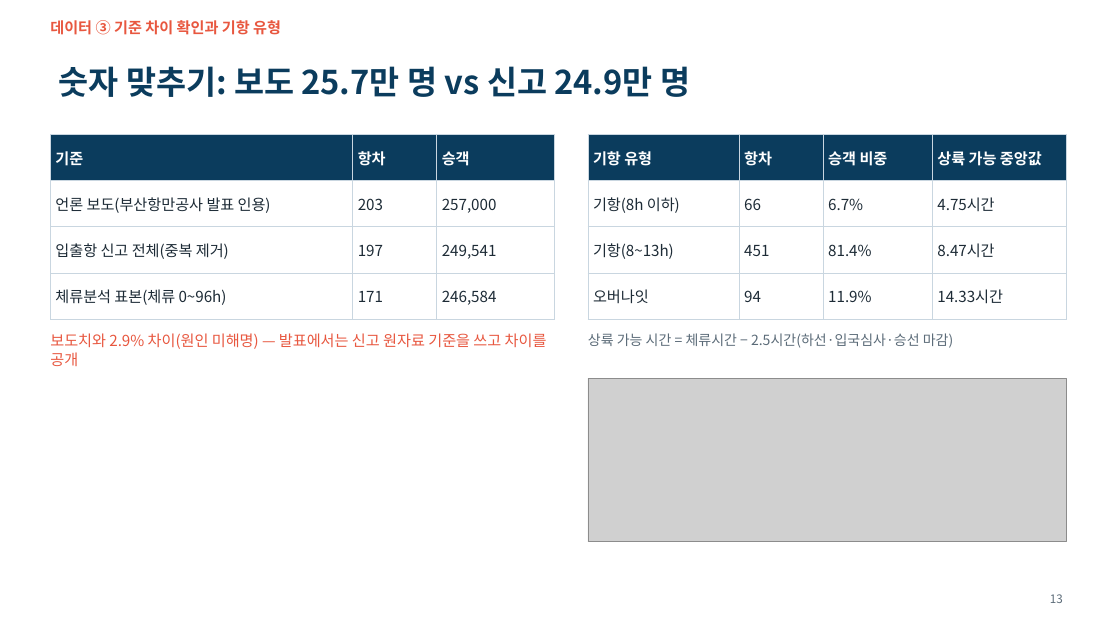
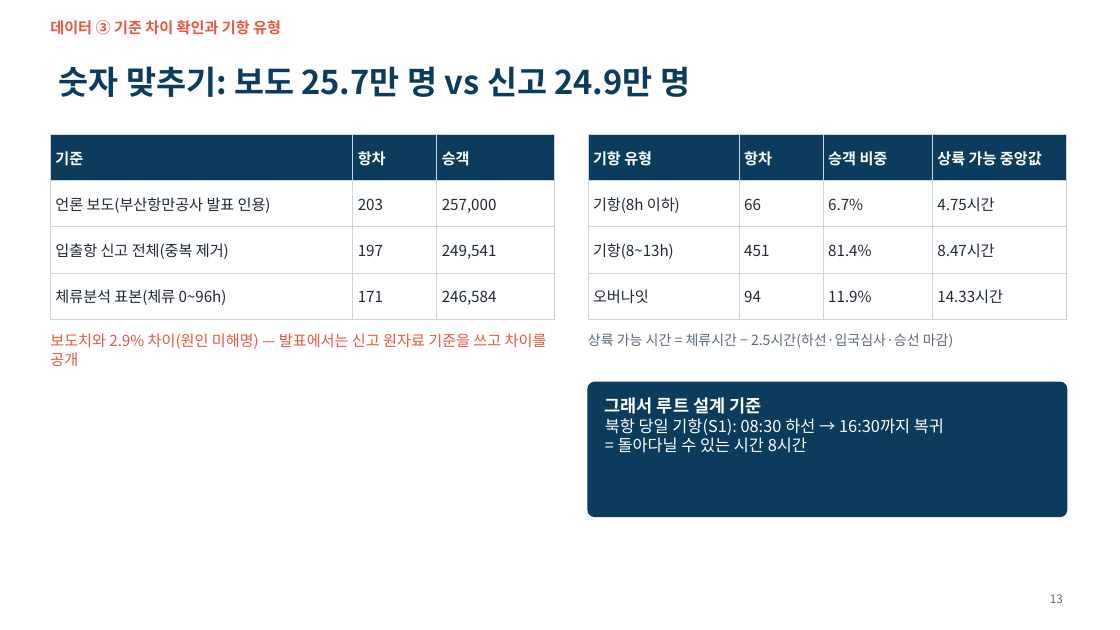
Before and after one commit to ddayoung03/busan-cruise-unpassing, a slide deck: slide 13 of 05_문서/3주차_발표자료.pptx. Drawn at 1120x630 pixels with LibreOffice and Linux fonts; fonts in the diff are those of the drawing; grey boxes stand for pictures. Boxes give left, top, right and bottom in pixels: in the first picture for what was removed or moved away, otherwise in the second. Text is boxed around its words. In the diff, an @@ line names an element or a change of style, - is before the commit and + after.

```diff
--- a/05_문서/3주차_발표자료.pptx
+++ b/05_문서/3주차_발표자료.pptx
@@ picture removed at box(588, 378, 1067, 542) @@
@@ rounded rectangle added at box(588, 382, 1067, 517), fill #0B3C5D, outline #0B3C5D 1 pt @@
@@ text added at box(605, 397, 944, 453), 14 pt, text #FFFFFF @@
+그래서 루트 설계 기준
+북항 당일 기항(S1): 08:30 하선 → 16:30까지 복귀
+= 돌아다닐 수 있는 시간 8시간
```
Also in this commit, not shown: 2 other slides changed, 1 other file.
